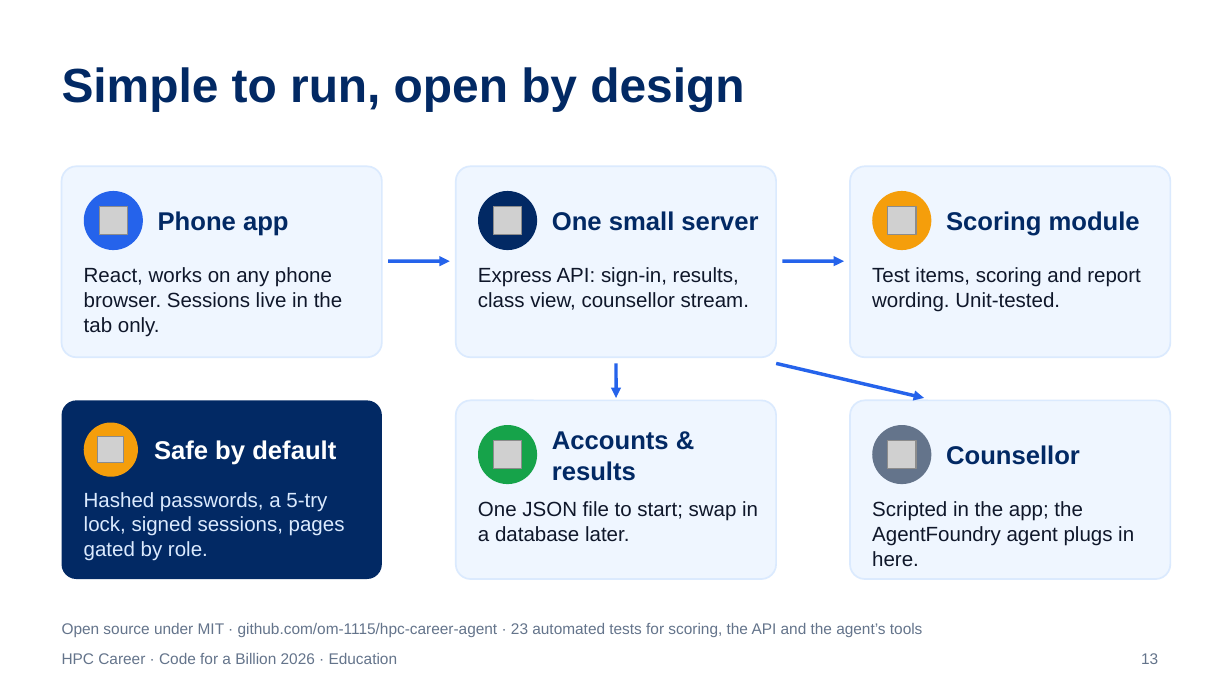
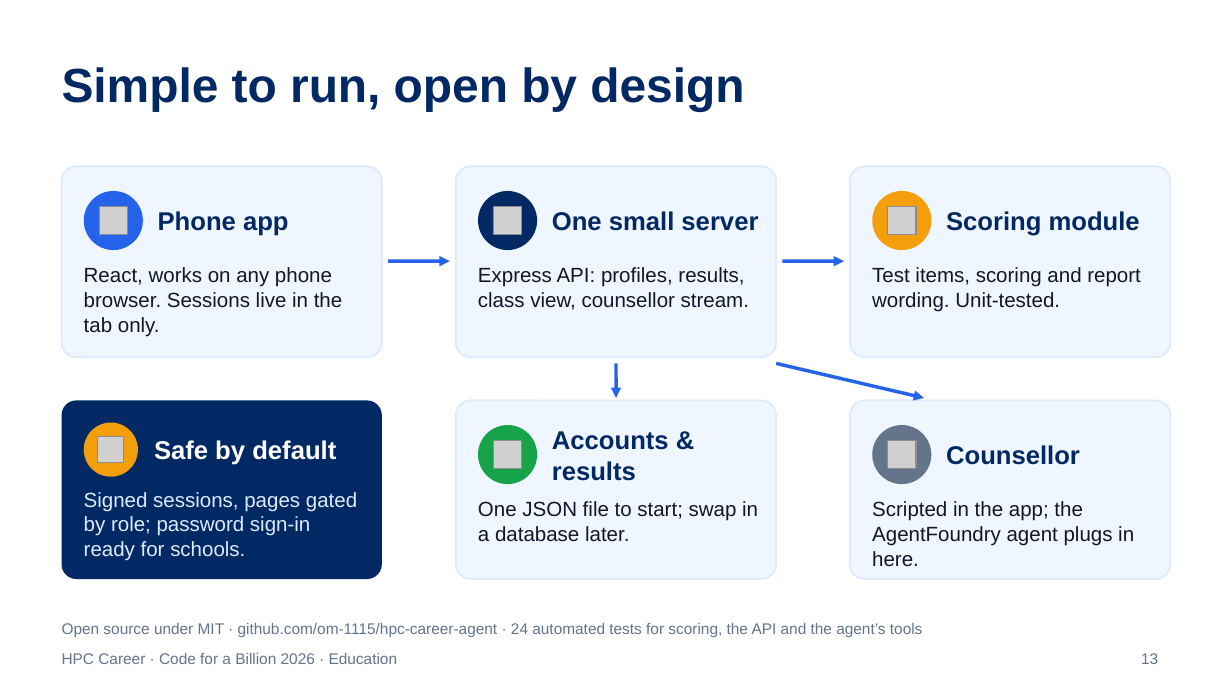
Before and after one commit to om-1115/hpc-career-agent, a slide deck: slide 13 of docs/HPC-Career-Explainer.pptx. Drawn at 1232x693 pixels with LibreOffice and Linux fonts; fonts in the diff are those of the drawing; grey boxes stand for pictures. Boxes give left, top, right and bottom in pixels: in the first picture for what was removed or moved away, otherwise in the second. Text is boxed around its words. In the diff, an @@ line names an element or a change of style, - is before the commit and + after.

```diff
--- a/docs/HPC-Career-Explainer.pptx
+++ b/docs/HPC-Career-Explainer.pptx
@@ text at [478, 267, 749, 310]: text changed @@
-Express API: sign-in, results, class view, counsellor stream.
+Express API: profiles, results, class view, counsellor stream.
@@ text at [84, 492, 357, 561]: text changed @@
-Hashed passwords, a 5-try lock, signed sessions, pages gated by role.
+Signed sessions, pages gated by role; password sign-in ready for schools.
@@ text at [62, 623, 922, 637]: text changed @@
-Open source under MIT · github.com/om-1115/hpc-career-agent · 23 automated tests for scoring, the API and the agent’s tools
+Open source under MIT · github.com/om-1115/hpc-career-agent · 24 automated tests for scoring, the API and the agent’s tools
```
Also in this commit, not shown: 2 other slides changed, 15 other files.
